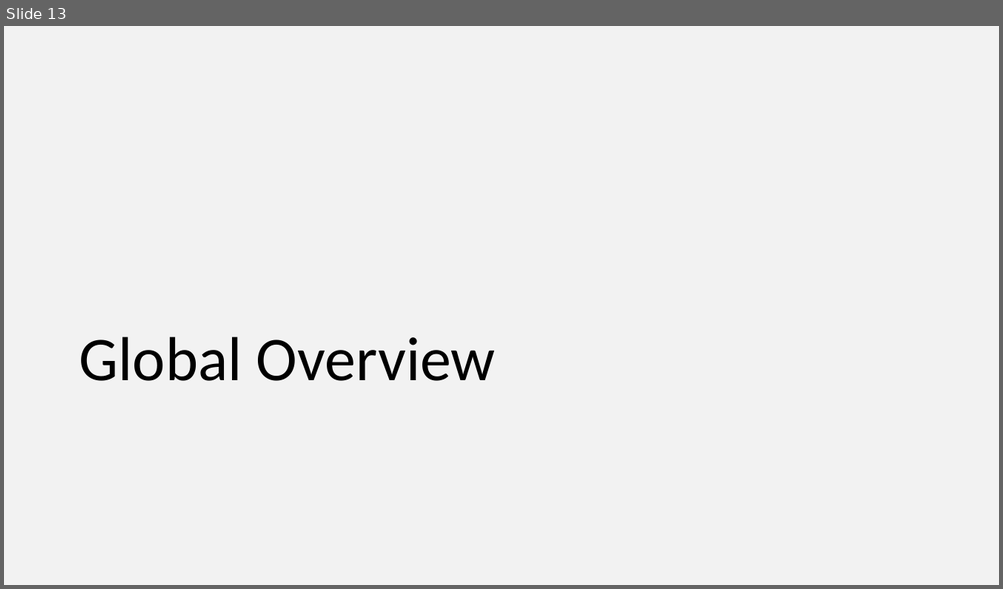
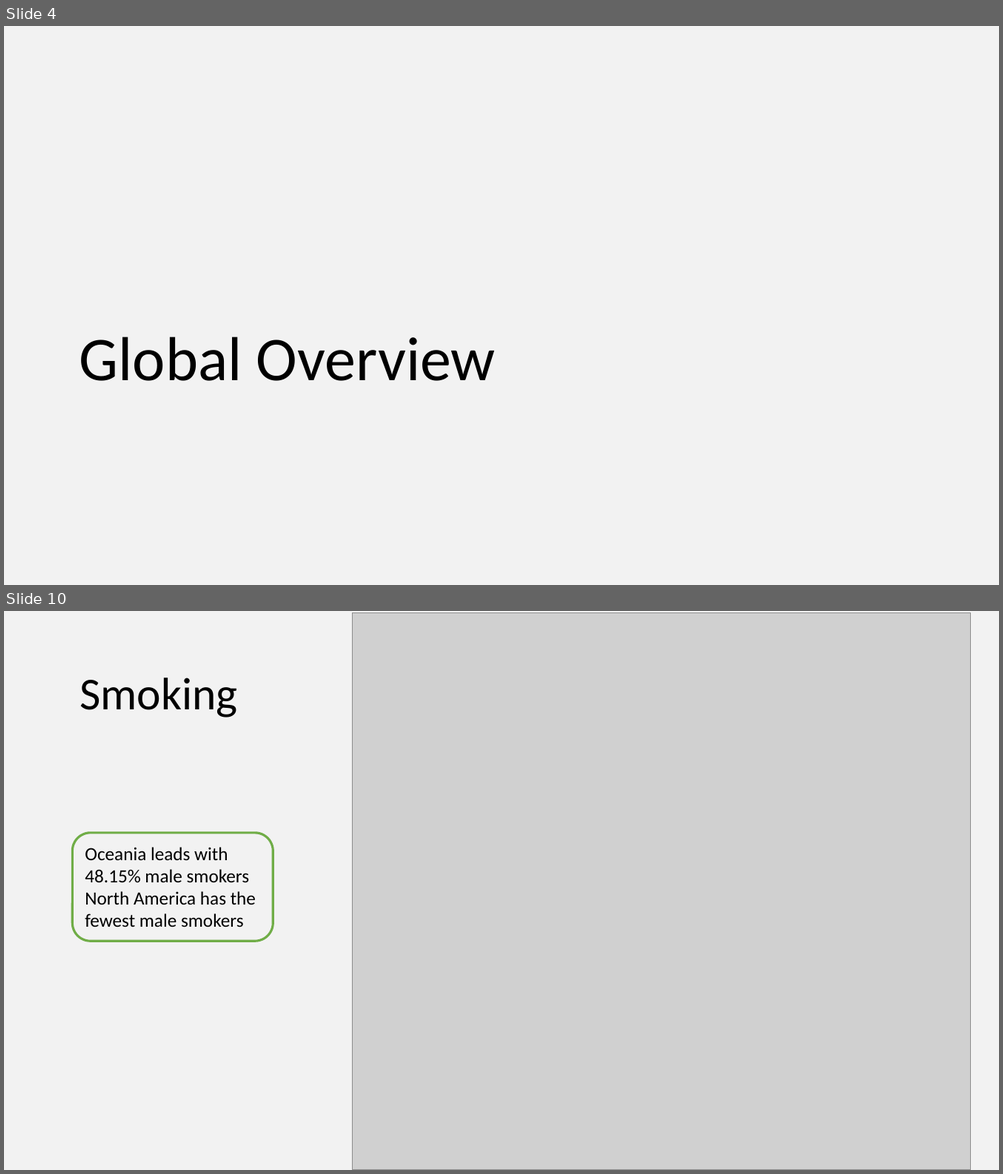
Before and after one commit to IE2020term2TeamE/Group_assigment2_DV, a slide deck: Group Assignment 02 - Group E_Consolidated.pptx. Shown one above the other, each under a label of ours: slide 13 before the commit, slides 4 and 10 after it; the slides between them are not shown. The pictures are 1003x589 and 1003x1174 pixels, drawn with LibreOffice and Linux fonts; fonts in the diff are those of the drawing; grey boxes stand for pictures. Boxes give left, top, right and bottom in pixels: in the first picture for what was removed or moved away, otherwise in the second. Text is boxed around its words. In the diff, an @@ line names an element or a change of style, - is before the commit and + after.

```diff
--- a/Group Assignment 02 - Group E_Consolidated.pptx
+++ b/Group Assignment 02 - Group E_Consolidated.pptx
@@ slide 10 added at <box>4,611,999,1170</box>, background #F2F2F2 @@
@@ picture added at <box>353,612,971,1170</box> @@
@@ title added at <box>79,678,237,718</box>, 44 pt, text #000000 @@
+Smoking
@@ rounded rectangle added at <box>73,832,273,941</box>, outline #70AD47 2.25 pt, 18 pt, text #000000 @@
+Oceania leads with 48.15% male smokers
+North America has the fewest male smokers
@@ what was slide 13 is now slide 4 @@
```
Also in this commit, not shown: 3 slides changed, 14 other slides added, 12 slides removed.
